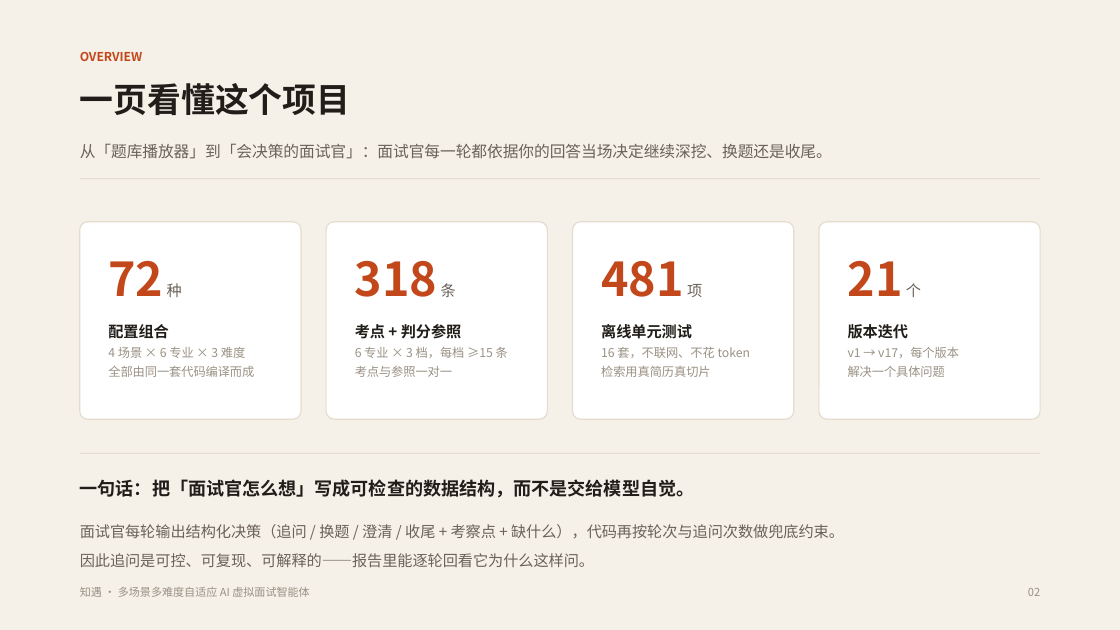
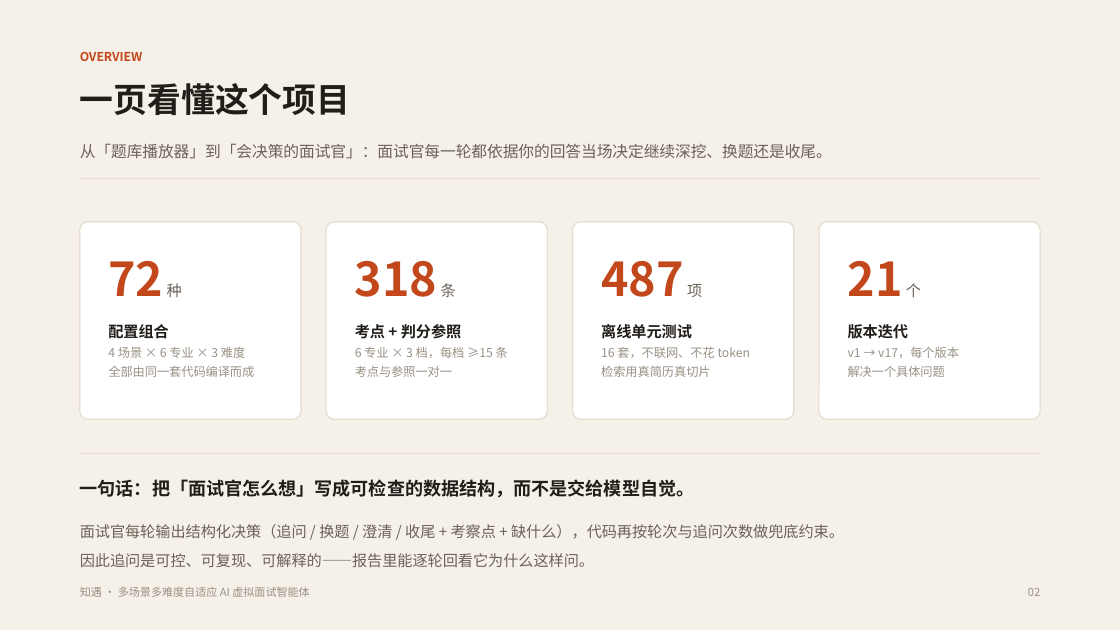
Before and after one commit to shuangxingxi/zhiyu-interview, a slide deck: slide 2 of 知遇-AI虚拟面试官-答辩.pptx. Drawn at 1120x630 pixels with LibreOffice and Linux fonts; fonts in the diff are those of the drawing. Boxes give left, top, right and bottom in pixels: in the first picture for what was removed or moved away, otherwise in the second. Text is boxed around its words. In the diff, an @@ line names an element or a change of style, - is before the commit and + after.

```diff
--- a/知遇-AI虚拟面试官-答辩.pptx
+++ b/知遇-AI虚拟面试官-答辩.pptx
@@ text at [601, 261, 702, 297]: text changed @@
-481 项
+487 项
```
Also in this commit, not shown: 4 other slides changed, 8 other files.
